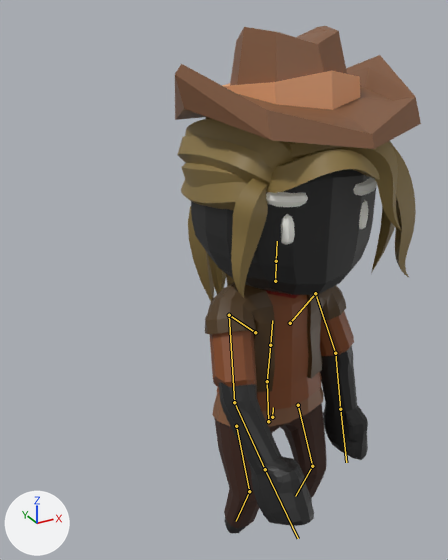
What one commit did to the glTF model assets/models/Cowboy_Female.gltf.
Both versions are drawn from a camera (50 mm lens) standing at (-2.0, -2.97, 3.52) and looking at (-0.35, 0.04, 2.01). Arrows for +X, +Y and +Z are at lower left; the lights stay in place. The first picture is the older version. Both versions are drawn at frame 0 of the action 'SitDown'; the numbers are the values there. The bones that change, and the others that lie on the model, are drawn over the model as lines.

The first picture shows 'Body'.
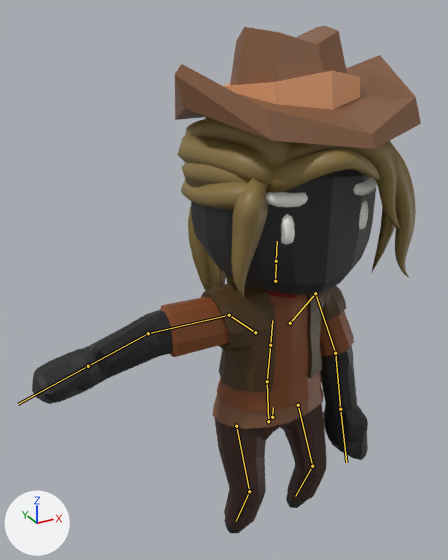
What changed in the scene script:
```text
Change bone_upperarm_r:
    where bone_upperarm_r = bpy.data.objects['CharacterArmature'].pose.bones['UpperArm.R']  # child of 'Shoulder.R'
    bone_upperarm_r.rotation_quaternion: (0.748, -0.437, -0.207, 0.455) -> (1.0, 0.0, 0.0, 0.0)  # degrees (-58, 5, 60) -> degrees (0, 0, 0)
```

Changed parts and their boxes [x1, y1, x2, y2] in the pictures (448 x 560 px):
'Body', posed (58% wider)
    before: [175, 26, 421, 533]
    after: [32, 26, 421, 533]
bone 'UpperArm.R', root to tip
    before: (229, 315) to (234, 402)
    after: (229, 315) to (148, 333)
